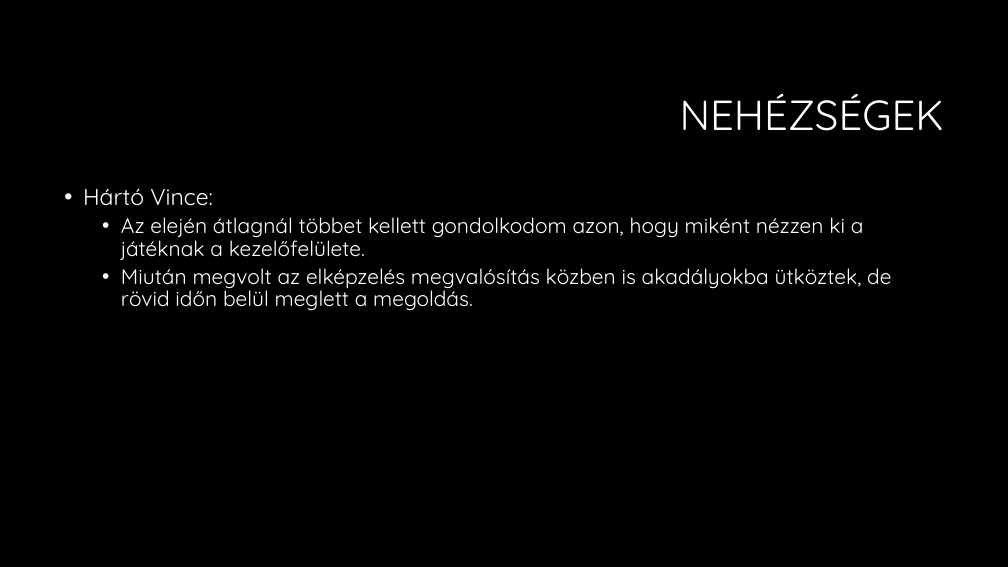
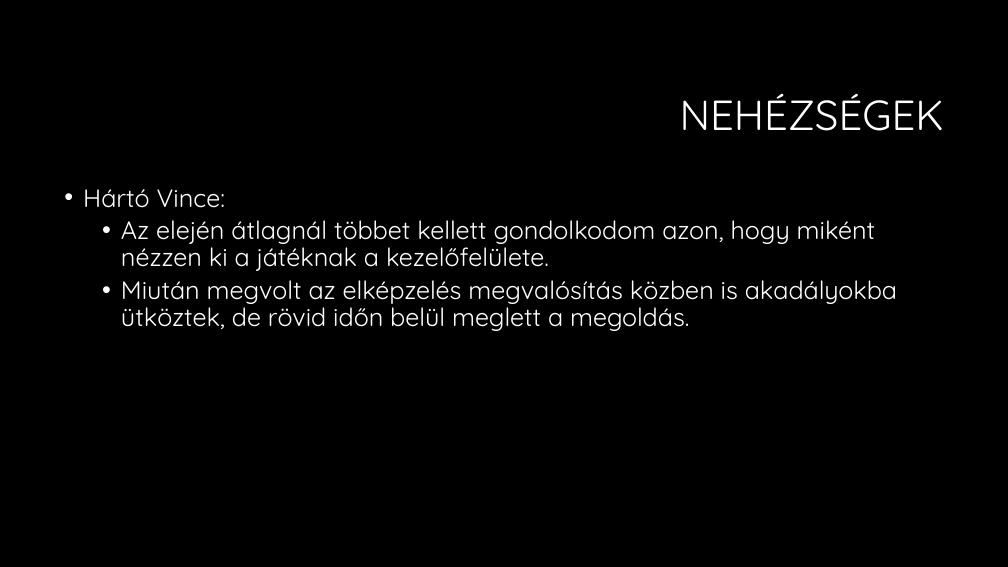
Before and after one commit to vincevince0/wizli, a slide deck: slide 7 of Amőba játék.pptx. Drawn at 1008x567 pixels with LibreOffice and Linux fonts; fonts in the diff are those of the drawing; background and template pictures are left out. Boxes give left, top, right and bottom in pixels: in the first picture for what was removed or moved away, otherwise in the second. Text is boxed around its words. In the diff, an @@ line names an element or a change of style, - is before the commit and + after.

```diff
--- a/Amőba játék.pptx
+++ b/Amőba játék.pptx
@@ text "Hártó Vince:" at [83,189,897,331]: size 22 to 24 pt in "Hártó Vince:"; size 20 to 24 pt @@
```
Also in this commit, not shown: 2 other slides changed, 8 slides added.
